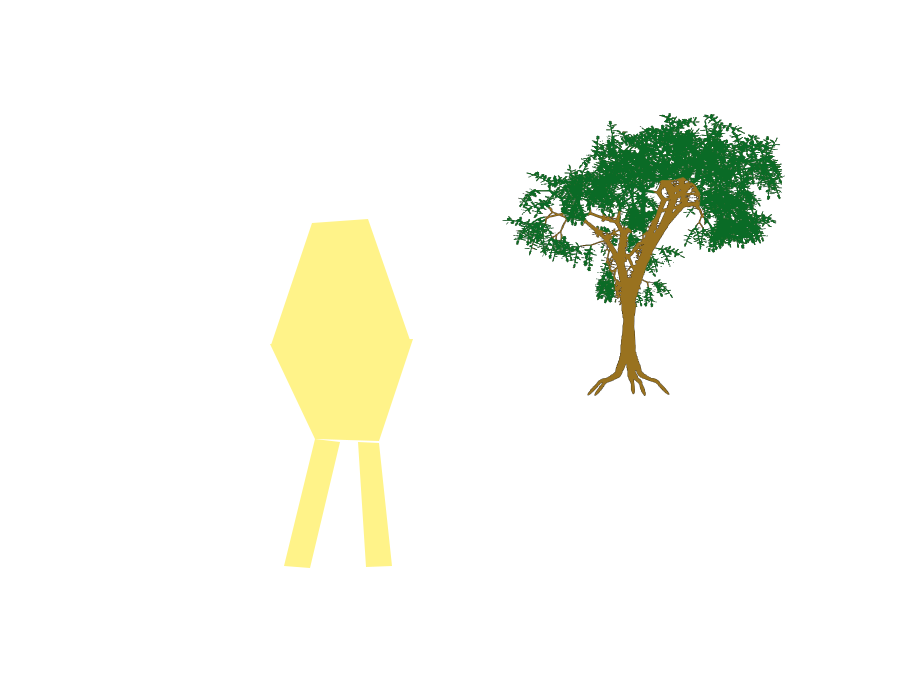
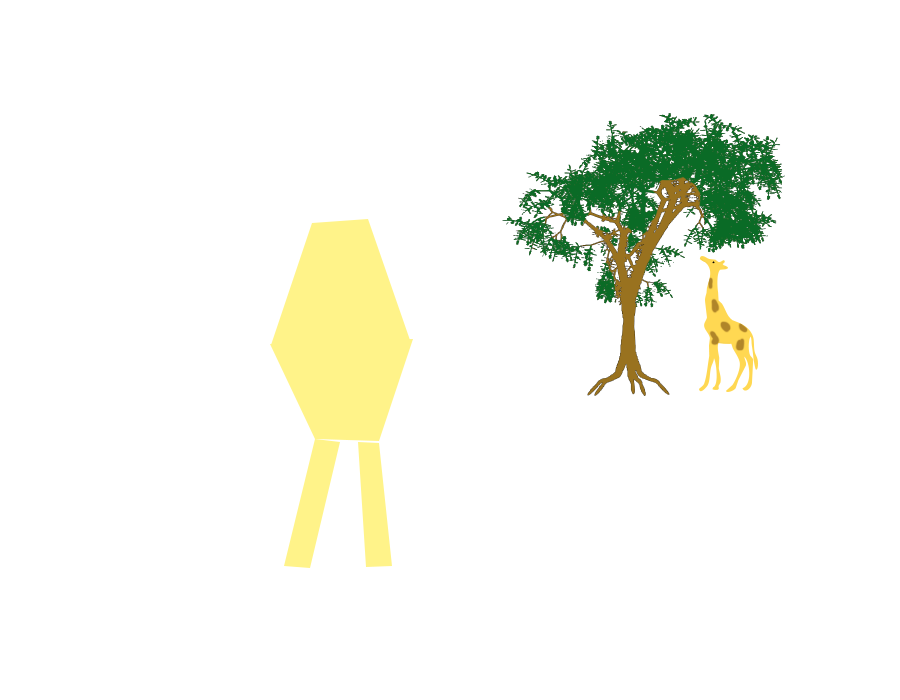
Before/after of a 900x700 layered artwork. What changed in the layer stack:
added layer "Layer 3" above "Layer 4" over [700, 258, 727, 269]
added layer "Layer 4" above "Layer 2" over [719, 342, 731, 344]
added layer "Layer 2" above "Giraffe 1" over [707, 277, 748, 352]
added layer "Giraffe 1" above "Layer 1" over [699, 256, 758, 392]
